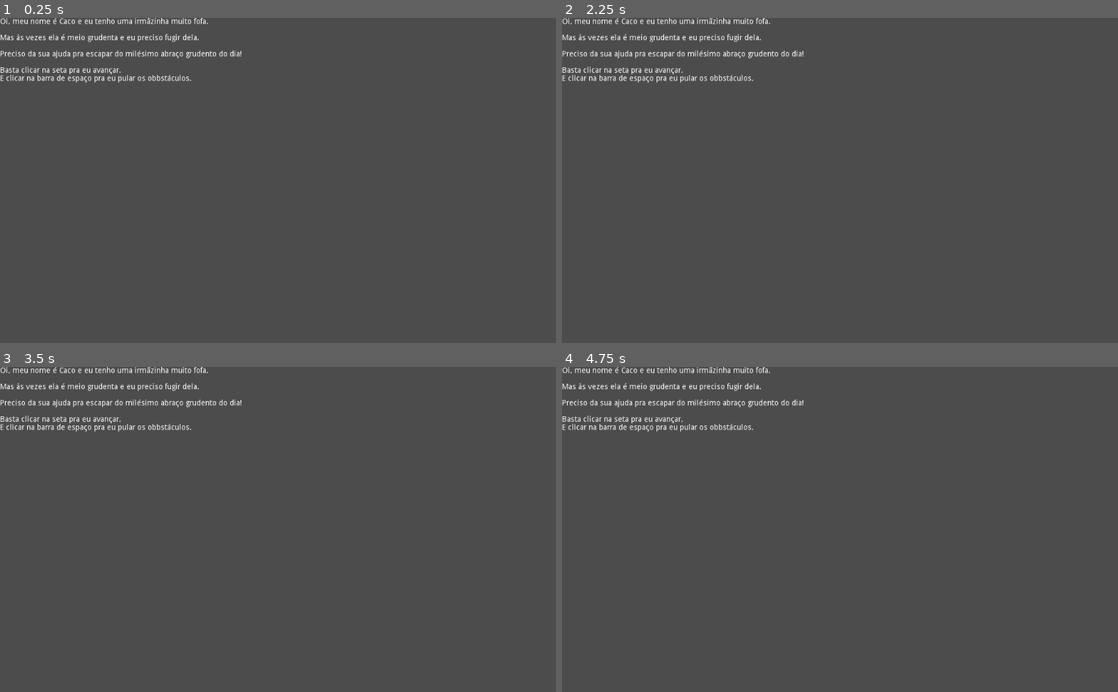
Above: before the commit, frames 1-4 (two rows, left to right).
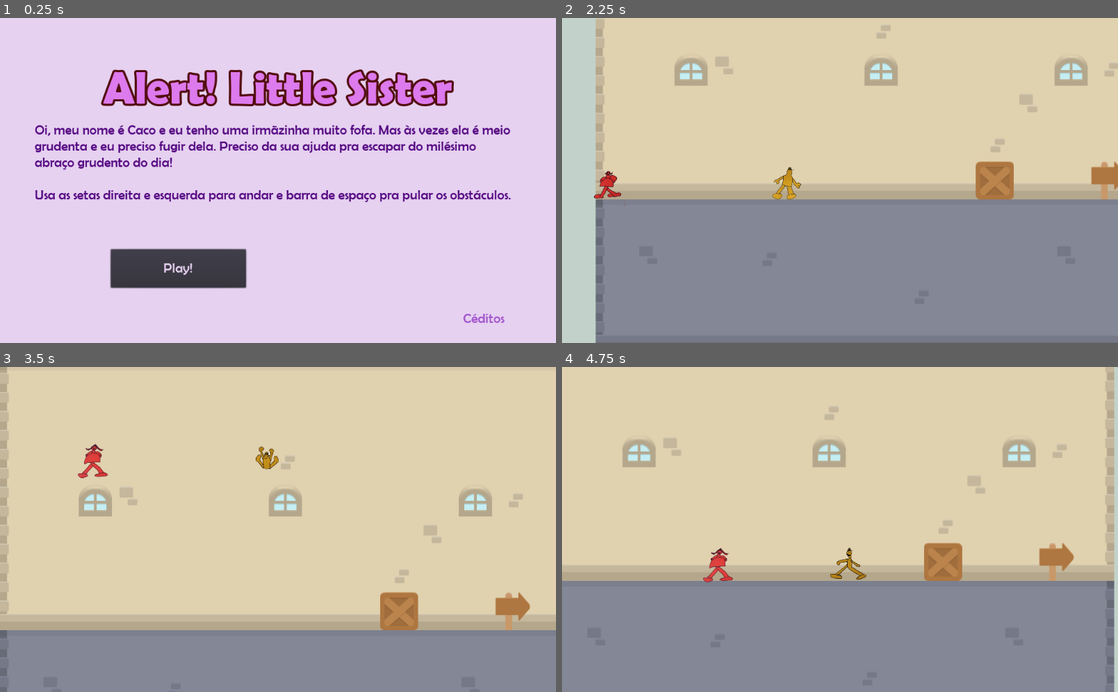
Above: after the commit, the same moments.

Repository: bernardodesousa/alert-little-sister
Game: Godot game, scene res://intro.tscn
Two runs of this game, one before a commit and one after it. Both use one fixed random seed, a clock stepped at 60 frames per second and the inputs below.
Inputs (mouse positions are in pixels of both pictures, inside the frame that each line leads up to):
- Up to frame 1 (0.25 s): no input
- Up to frame 2 (2.25 s): click (1045, 317) at 0.5 s, where only the run after the commit has a clickable "Céditos"; click (1029, 300) at 1.25 s, where only the run after the commit has a clickable "Início"; click (739, 268) at 2 s, where only the run after the commit has a clickable "Play!"
- Up to frame 3 (3.5 s): hold Right (right) from 2.78 s (still down); tap Space (jump) at 3.02 s
- Up to frame 4 (4.75 s): tap Space (jump) at 3.77 s; release Right (right) at 4.28 s; hold Left (left) from 4.28 s (still down)

The runs differ from the first frame. In frame 1, 97% of the frame differs, in the area x 0-100%, y 0-100%; in frame 2, 100%; in frame 3, 100%; in frame 4, 100%.

Commit message:
Setup navigation between scenes

Diff:
--- /dev/null
+++ b/PlayButton.gd
@@ -0,0 +1,7 @@
+extends Button
+
+func _on_PlayButton_pressed():
+	get_tree().change_scene("res://level1.tscn")
+
+func _on_CreditsButton_pressed():
+	get_tree().change_scene("res://credits.tscn")
--- /dev/null
+++ b/TitleButton.gd
@@ -0,0 +1,4 @@
+extends Button
+
+func _on_TitleButton_pressed():
+	get_tree().change_scene("res://intro.tscn")
--- a/credits.tscn
+++ b/credits.tscn
@@ -1,4 +1,7 @@
-[gd_scene format=2]
+[gd_scene load_steps=3 format=2]
+
+[ext_resource path="res://normal_dynamicfont.tres" type="DynamicFont" id=1]
+[ext_resource path="res://TitleButton.gd" type="Script" id=2]
 
 [node name="Control" type="Control"]
 anchor_right = 1.0
@@ -7,23 +10,45 @@
 "_edit_use_anchors_": false
 }
 
+[node name="ColorRect" type="ColorRect" parent="."]
+margin_right = 1024.0
+margin_bottom = 600.0
+color = Color( 0.113725, 0.0117647, 0.121569, 1 )
+__meta__ = {
+"_edit_use_anchors_": false
+}
+
 [node name="RichTextLabel" type="RichTextLabel" parent="."]
-margin_right = 788.0
-margin_bottom = 456.0
+margin_left = 185.78
+margin_top = 119.955
+margin_right = 833.78
+margin_bottom = 398.955
+custom_fonts/normal_font = ExtResource( 1 )
 text = "Créditos
 
-Elias Sousa - Game Design, arte, gestão de projeto.
-
-
-Valeu pela ajuda, pessoal!
-
-
+Elias Sousa - game design, arte personagens, gestão de projeto.
 Pedro Bernardo de Sousa (papai) - desenvolvimento
 Cecília Costa Cabral Sousa (mamãe) - texto
-Lucas Bernardo de Sousa (primo) - música
+Lucas Bernardo de Sousa (primo) - música, level assets
 
-Agradecimento especial a:
+Agradecimentos especiais a:
 Esther Sousa (irmã) - inspiração"
 __meta__ = {
 "_edit_use_anchors_": false
 }
+
+[node name="TitleButton" type="Button" parent="."]
+margin_left = 752.0
+margin_top = 480.0
+margin_right = 967.0
+margin_bottom = 562.0
+custom_fonts/font = ExtResource( 1 )
+custom_colors/font_color = Color( 0.945098, 0.831373, 0.964706, 1 )
+custom_colors/font_color_hover = Color( 1, 1, 1, 1 )
+custom_colors/font_color_pressed = Color( 0.92549, 0.117647, 0.843137, 1 )
+text = "Início"
+script = ExtResource( 2 )
+__meta__ = {
+"_edit_use_anchors_": false
+}
+[connection signal="pressed" from="TitleButton" to="TitleButton" method="_on_TitleButton_pressed"]
--- a/intro.tscn
+++ b/intro.tscn
@@ -1,23 +1,88 @@
-[gd_scene format=2]
+[gd_scene load_steps=4 format=2]
 
-[node name="Control" type="Control"]
+[ext_resource path="res://title_dynamicfont.tres" type="DynamicFont" id=1]
+[ext_resource path="res://normal_dynamicfont.tres" type="DynamicFont" id=2]
+[ext_resource path="res://PlayButton.gd" type="Script" id=3]
+
+[node name="intro" type="Control"]
 anchor_right = 1.0
 anchor_bottom = 1.0
 __meta__ = {
 "_edit_use_anchors_": false
 }
 
-[node name="title" type="RichTextLabel" parent="."]
-margin_right = 559.0
-margin_bottom = 176.0
-text = "Oi, meu nome é Caco e eu tenho uma irmãzinha muito fofa.
-
-Mas às vezes ela é meio grudenta e eu preciso fugir dela.
-
-Preciso da sua ajuda pra escapar do milésimo abraço grudento do dia!
-
-Basta clicar na seta pra eu avançar.
-E clicar na barra de espaço pra eu pular os obbstáculos."
+[node name="ColorRect" type="ColorRect" parent="."]
+margin_right = 1024.0
+margin_bottom = 600.0
+color = Color( 0.901961, 0.819608, 0.945098, 1 )
 __meta__ = {
 "_edit_use_anchors_": false
 }
+
+[node name="Title" type="Label" parent="."]
+anchor_right = 1.0
+anchor_bottom = 0.307
+margin_top = 80.0
+margin_bottom = -5.20001
+custom_fonts/font = ExtResource( 1 )
+custom_colors/font_color = Color( 0.866667, 0.478431, 0.929412, 1 )
+custom_colors/font_outline_modulate = Color( 0.698039, 0.623529, 0.0941176, 1 )
+text = "Alert! Little Sister"
+align = 1
+__meta__ = {
+"_edit_use_anchors_": false
+}
+
+[node name="title" type="RichTextLabel" parent="."]
+margin_left = 64.0
+margin_top = 192.0
+margin_right = 960.0
+margin_bottom = 458.0
+custom_fonts/normal_font = ExtResource( 2 )
+custom_colors/default_color = Color( 0.329412, 0.0313726, 0.505882, 1 )
+text = "Oi, meu nome é Caco e eu tenho uma irmãzinha muito fofa. Mas às vezes ela é meio grudenta e eu preciso fugir dela. Preciso da sua ajuda pra escapar do milésimo abraço grudento do dia!
+
+Usa as setas direita e esquerda para andar e barra de espaço pra pular os obstáculos.
+"
+__meta__ = {
+"_edit_use_anchors_": false
+}
+
+[node name="PlayButton" type="Button" parent="."]
+anchor_top = 0.626
+anchor_right = 1.0
+anchor_bottom = 1.0
+margin_left = 203.835
+margin_top = 50.9583
+margin_right = -571.165
+margin_bottom = -102.442
+custom_fonts/font = ExtResource( 2 )
+custom_colors/font_color = Color( 0.901961, 0.819608, 0.945098, 1 )
+custom_colors/font_color_hover = Color( 1, 1, 1, 1 )
+custom_colors/font_color_pressed = Color( 0.866667, 0.478431, 0.929412, 1 )
+text = "Play!"
+script = ExtResource( 3 )
+__meta__ = {
+"_edit_use_anchors_": false
+}
+
+[node name="CreditsButton" type="Button" parent="."]
+anchor_top = 0.626
+anchor_right = 1.0
+anchor_bottom = 1.0
+margin_left = 766.726
+margin_top = 143.716
+margin_right = -8.27362
+margin_bottom = -9.68359
+custom_fonts/font = ExtResource( 2 )
+custom_colors/font_color = Color( 0.639216, 0.333333, 0.803922, 1 )
+custom_colors/font_color_hover = Color( 0.568627, 0.0862745, 0.752941, 1 )
+custom_colors/font_color_pressed = Color( 0.866667, 0.478431, 0.929412, 1 )
+text = "Céditos"
+flat = true
+script = ExtResource( 3 )
+__meta__ = {
+"_edit_use_anchors_": false
+}
+[connection signal="pressed" from="PlayButton" to="PlayButton" method="_on_PlayButton_pressed"]
+[connection signal="pressed" from="CreditsButton" to="CreditsButton" method="_on_CreditsButton_pressed"]
--- /dev/null
+++ b/normal_dynamicfont.tres
@@ -0,0 +1,8 @@
+[gd_resource type="DynamicFont" load_steps=2 format=2]
+
+[ext_resource path="res://assets/fonts/BRLNSR.TTF" type="DynamicFontData" id=1]
+
+[resource]
+size = 25
+outline_color = Color( 0, 0, 0, 1 )
+font_data = ExtResource( 1 )
--- /dev/null
+++ b/title_dynamicfont.tres
@@ -0,0 +1,9 @@
+[gd_resource type="DynamicFont" load_steps=2 format=2]
+
+[ext_resource path="res://assets/fonts/BRLNSDB.TTF" type="DynamicFontData" id=1]
+
+[resource]
+size = 84
+outline_size = 4
+outline_color = Color( 0.462745, 0.0784314, 0.52549, 1 )
+font_data = ExtResource( 1 )
Binary file added: assets/fonts/BRLNSB.TTF
Binary file added: assets/fonts/BRLNSDB.TTF
Binary file added: assets/fonts/BRLNSR.TTF
